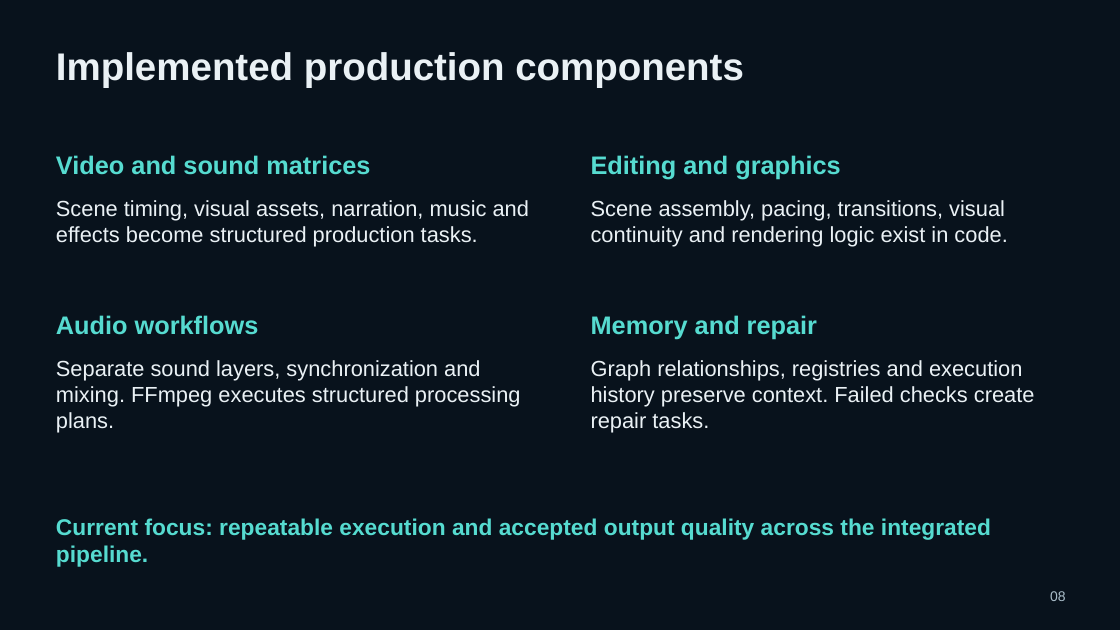
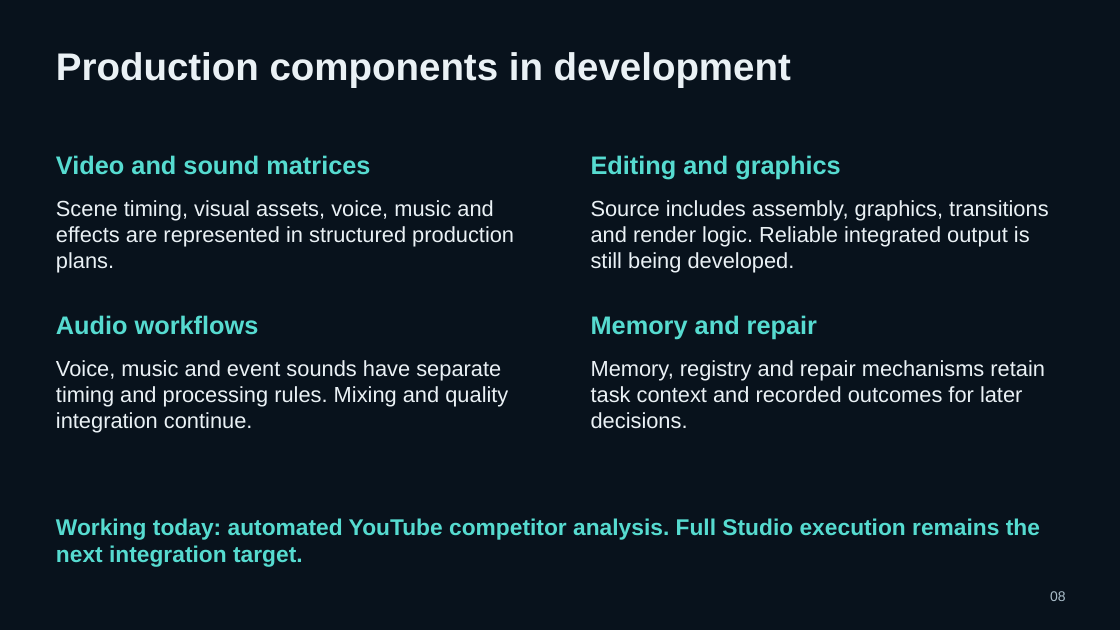
Before and after one commit to pavlichuckcrypt-maker/Vantemio, a slide deck: slide 8 of docs/pitch/Vantemio_Presentation_2026-10-05.pptx. Drawn at 1120x630 pixels with LibreOffice and Linux fonts; fonts in the diff are those of the drawing. Boxes give left, top, right and bottom in pixels: in the first picture for what was removed or moved away, otherwise in the second. Text is boxed around its words. In the diff, an @@ line names an element or a change of style, - is before the commit and + after.

Commit message:
Update Vantemio pitch and funding scenarios
8 October 2026 presentation: current development status, deployment profiles, Market service acceptance, Donations and planned AI avatars, $150k solo / $400k team funding and DGX Spark AI offload. Preserve stable pitch paths. Expected performance improvements are validation targets.

```diff
--- a/docs/pitch/Vantemio_Presentation_2026-10-05.pptx
+++ b/docs/pitch/Vantemio_Presentation_2026-10-05.pptx
@@ text at [56,52,791,88]: text changed @@
-Implemented production components
+Production components in development
@@ text at [56,200,514,273]: text changed @@
-Scene timing, visual assets, narration, music and effects become structured production tasks.
+Scene timing, visual assets, voice, music and effects are represented in structured production plans.
@@ text at [591,200,1048,273]: text changed @@
-Scene assembly, pacing, transitions, visual continuity and rendering logic exist in code.
+Source includes assembly, graphics, transitions and render logic. Reliable integrated output is still being developed.
@@ text at [56,360,508,433]: text changed @@
-Separate sound layers, synchronization and mixing. FFmpeg executes structured processing plans.
+Voice, music and event sounds have separate timing and processing rules. Mixing and quality integration continue.
@@ text at [591,360,1045,429]: text changed @@
-Graph relationships, registries and execution history preserve context. Failed checks create repair tasks.
+Memory, registry and repair mechanisms retain task context and recorded outcomes for later decisions.
@@ text at [56,518,1040,567]: text changed @@
-Current focus: repeatable execution and accepted output quality across the integrated pipeline.
+Working today: automated YouTube competitor analysis. Full Studio execution remains the next integration target.
```
Also in this commit, not shown: 27 other slides changed, 8 slides added, 5 slides removed, 1 other file.
